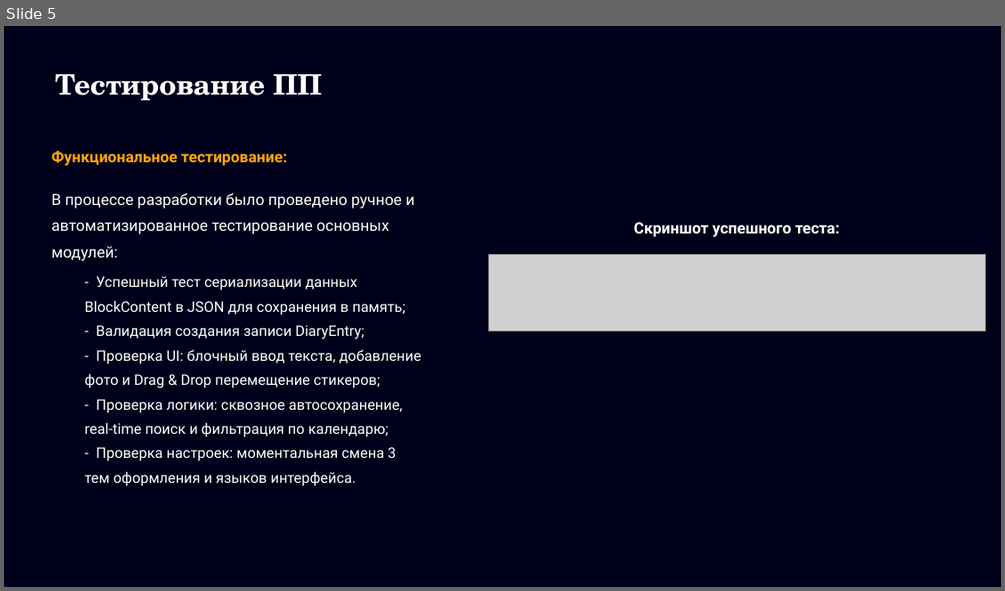
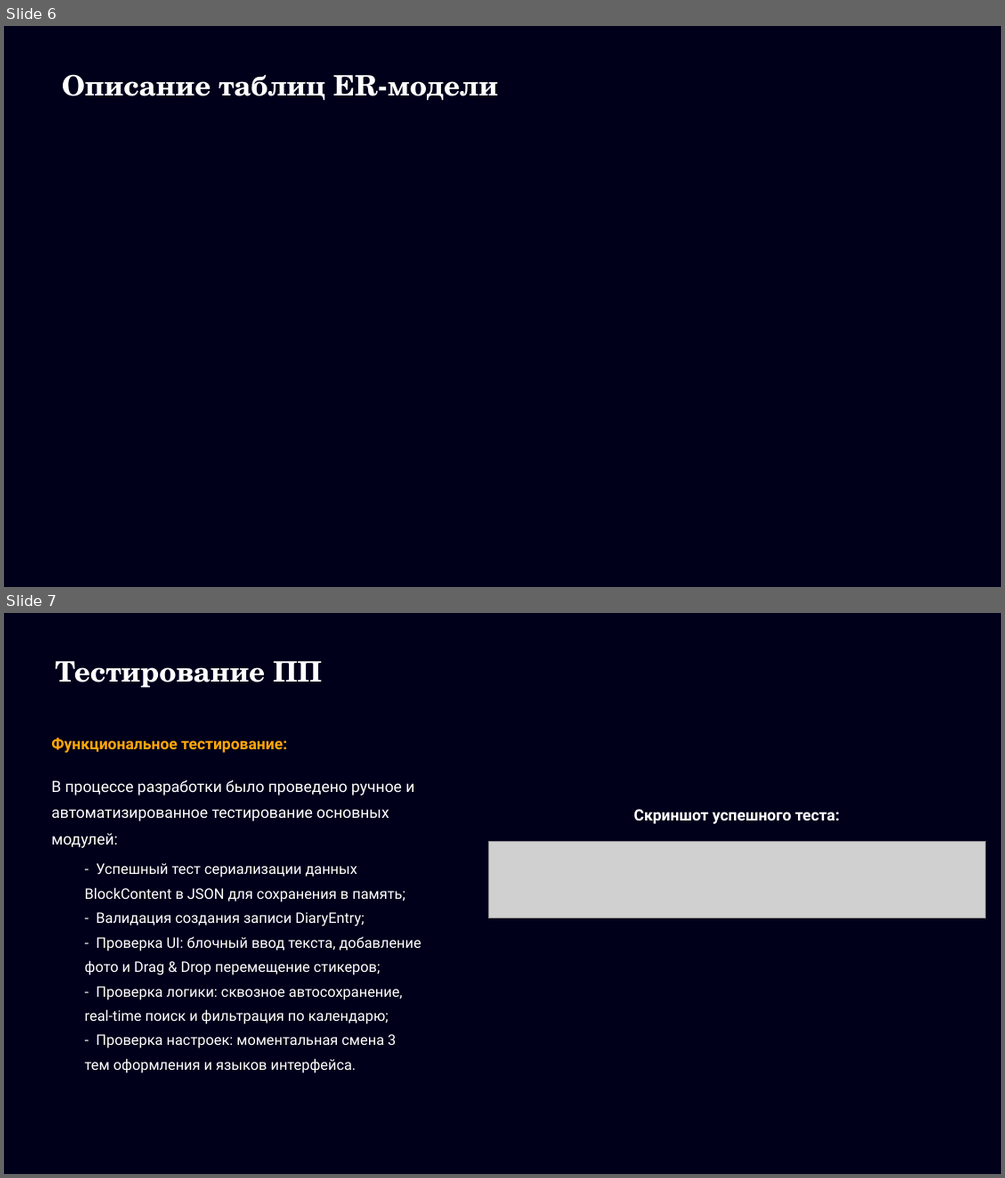
Before and after one commit to serusew/diary, a slide deck: документация/Презентация My Diary (не доделана).pptx. Shown one above the other, each under a label of ours: slide 5 before the commit, slides 6 and 7 after it. The pictures are 1005x591 and 1005x1178 pixels, drawn with LibreOffice and Linux fonts; fonts in the diff are those of the drawing; grey boxes stand for pictures. Boxes give left, top, right and bottom in pixels: in the first picture for what was removed or moved away, otherwise in the second. Text is boxed around its words. In the diff, an @@ line names an element or a change of style, - is before the commit and + after.

```diff
--- a/документация/Презентация My Diary (не доделана).pptx
+++ b/документация/Презентация My Diary (не доделана).pptx
@@ slide 6 added at <box>4,26,1001,587</box>, background #00001A @@
@@ text added at <box>62,74,498,101</box>, 27 pt, text #FFFFFF, bold @@
+Описание таблиц ER-модели
@@ what was slide 5 is now slide 7 @@
```
Also in this commit, not shown: 5 slides changed, 1 other slide added.
